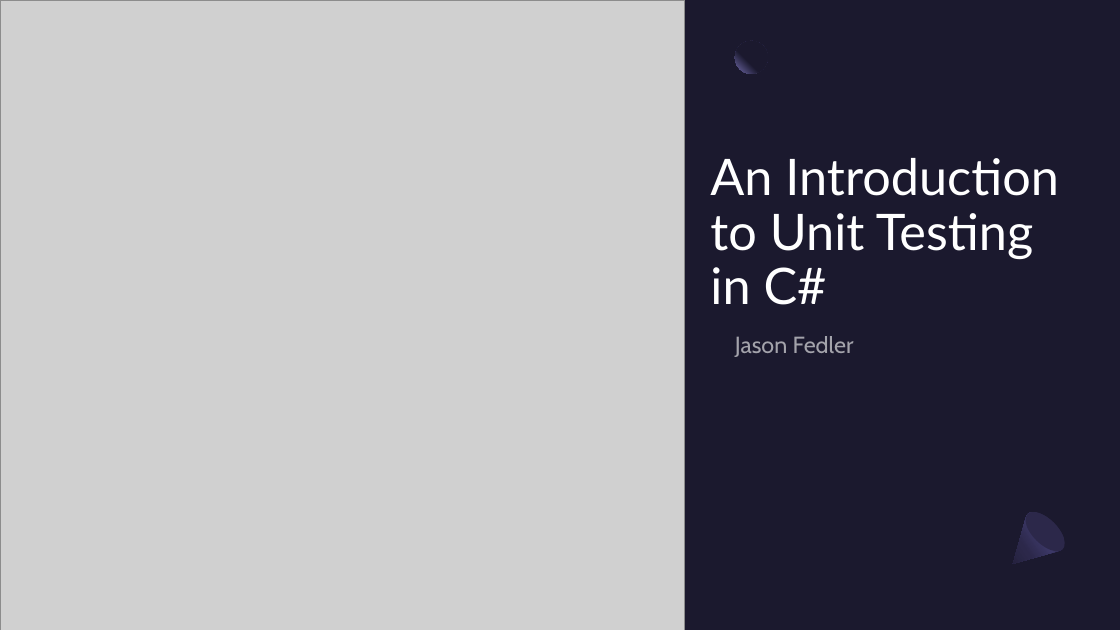
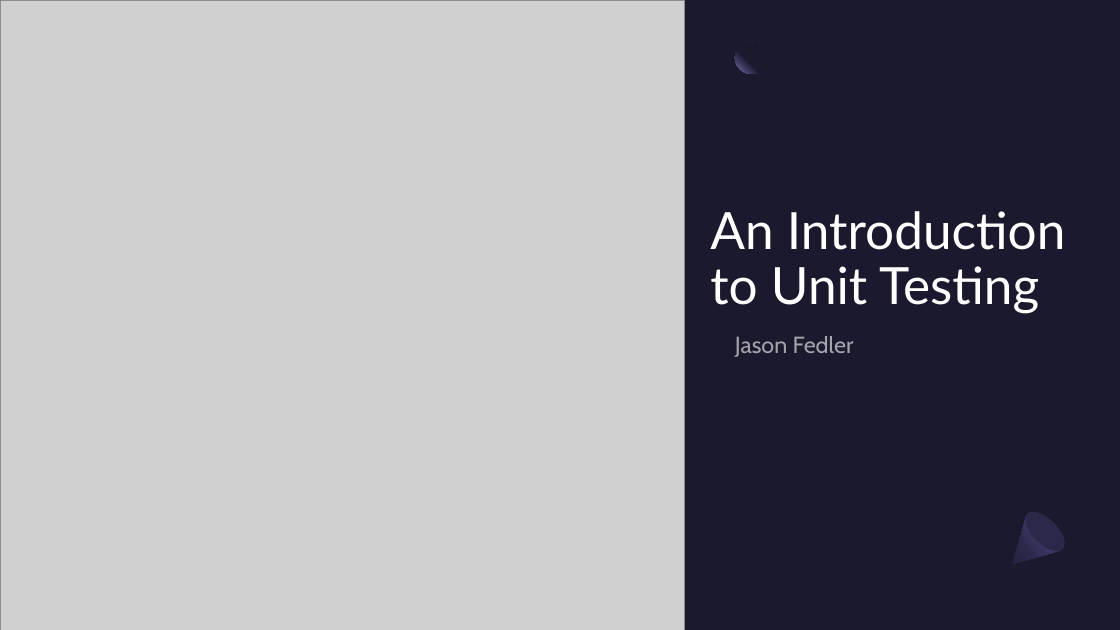
Before and after one commit to Three97/UnitTestingPresentation, a slide deck: slide 1 of PowerPoint/UnitTestingInCSharp.pptx. Drawn at 1120x630 pixels with LibreOffice and Linux fonts; fonts in the diff are those of the drawing; grey boxes stand for pictures. Boxes give left, top, right and bottom in pixels: in the first picture for what was removed or moved away, otherwise in the second. Text is boxed around its words. In the diff, an @@ line names an element or a change of style, - is before the commit and + after.

```diff
--- a/PowerPoint/UnitTestingInCSharp.pptx
+++ b/PowerPoint/UnitTestingInCSharp.pptx
@@ title at bbox=[710, 211, 1066, 314]: text changed; size 43.2 to 44 pt @@
-An Introduction to Unit Testing in C#
+An Introduction to Unit Testing
```
Also in this commit, not shown: 3 other slides changed.
